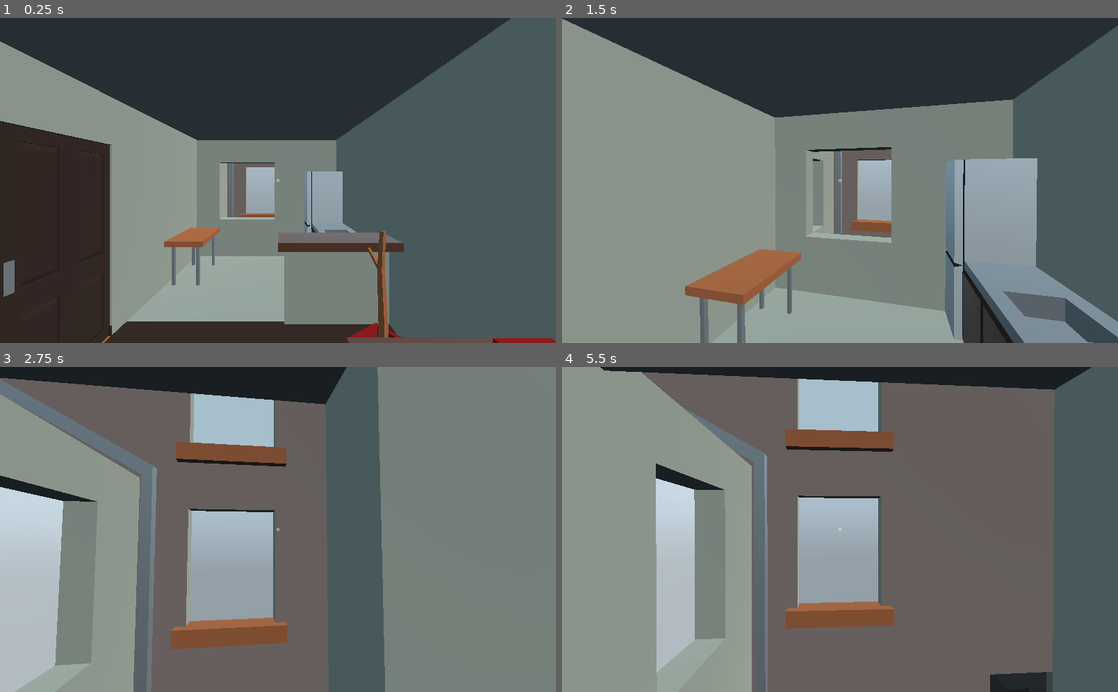
Above: before the commit, frames 1-4 (two rows, left to right).
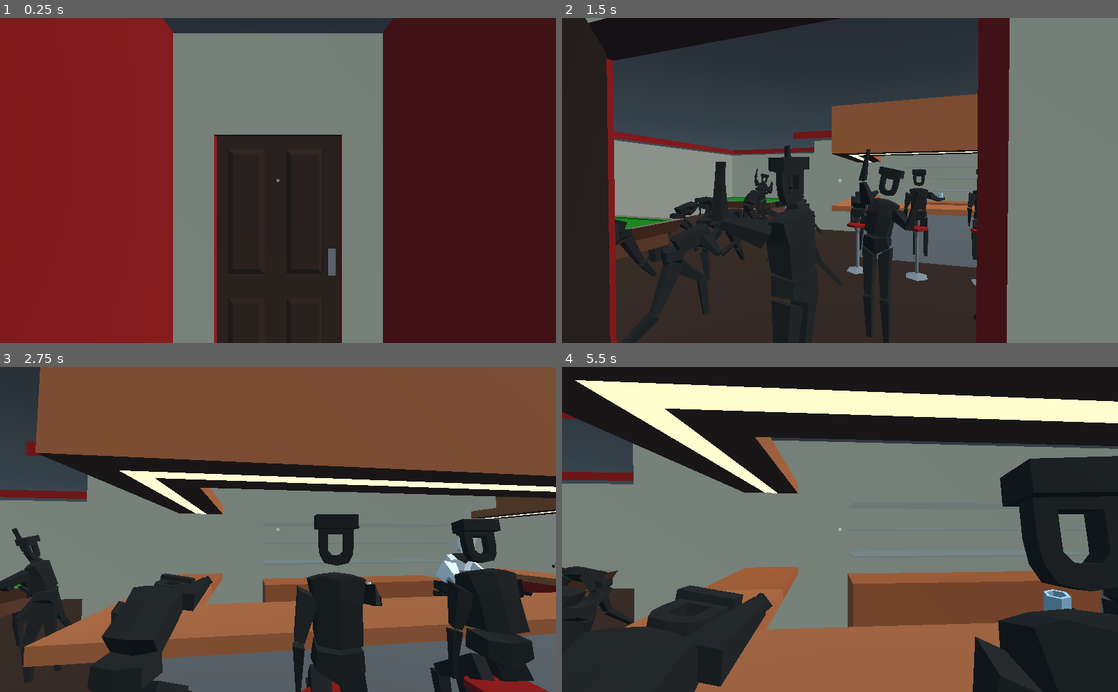
Above: after the commit, the same moments.

Repository: Eptwalabha/ld47
Game: Godot game, scene res://scenes/Game.tscn
The game is run twice, just before and just after one commit, with the same random seed, the same clock (stepped at 60 frames per second) and the same inputs. Sound files missing from this copy of the repository are replaced by a short silence.
Inputs (mouse positions are in pixels of both pictures, inside the frame that each line leads up to):
- Up to frame 1 (0.25 s): no input
- Up to frame 2 (1.5 s): tap Enter at 0.5 s; move the mouse to (867, 180) at 0.52 s; hold W (move_forward) from 0.53 s (still down); tap E (context_action) at 0.6, 1.35 s; move the mouse to (812, 180) at 1.27 s
- Up to frame 3 (2.75 s): keep holding W (move_forward); move the mouse to (289, 523) at 2.02 s; tap E (context_action) at 2.1 s
- Up to frame 4 (5.5 s): keep holding W (move_forward); move the mouse to (834, 536) at 2.77 s; tap E (context_action) every 0.75 s from 2.85 to 5.1 s; move the mouse to (878, 532) at 3.52 s; move the mouse to (795, 526) at 4.27 s; move the mouse to (845, 529) at 5.02 s

The runs differ from the first frame. In frame 1, 93% of the frame differs, in the area x 0-100%, y 0-100%; in frame 2, 80%; in frame 3, 83%; in frame 4, 88%.

Commit message:
fix bar animations not stopped when pause's menu is open

Diff:
--- a/autoload.gd
+++ b/autoload.gd
@@ -12,8 +12,8 @@
 	CAR,
 }
 
-const DEBUG : bool = false
-const DEBUG_GAME_LEVEL = LEVEL.FLAT
+const DEBUG : bool = true
+const DEBUG_GAME_LEVEL = LEVEL.BAR
 const DEBUG_FLAT_INITIAL_LEVEL : int = 2
 const DEBUG_ENVIRONMENT : bool = true
 const DEBUG_ROAD_CONTROL : bool = false
--- a/scenes/Game.gd
+++ b/scenes/Game.gd
@@ -66,8 +66,8 @@
 	if Input.is_action_just_pressed("reset_level") and Data.DEBUG:
 		_init_level()
 	player_states[current_state].process(current_player, delta)
+	maps[current_map].process(delta)
 	if not game_paused:
-		maps[current_map].process(delta)
 		_check_triggers_orientation()
 		_trigger_hint()
 
@@ -324,8 +324,10 @@
 
 func _on_UI_game_resumed() -> void:
 	game_paused = false
+	maps[current_map]._resume()
 	pop_player_state()
 
 func _on_UI_game_paused() -> void:
 	game_paused = true
+	maps[current_map]._pause()
 	push_player_state('pause-menu')
--- a/scenes/chapters/GameChapter.gd
+++ b/scenes/chapters/GameChapter.gd
@@ -10,6 +10,7 @@
 signal night_environment(is_night)
 
 onready var start := $Start as Spatial
+var chapter_paused = false
 
 func reset() -> void:
 	pass
@@ -38,3 +39,17 @@
 
 func get_start_origin() -> Vector3:
 	return Vector3.ZERO
+
+func _pause() -> void:
+	chapter_paused = true
+	pause()
+
+func pause() -> void:
+	pass
+
+func _resume() -> void:
+	chapter_paused = false
+	resume()
+
+func resume() -> void:
+	pass
--- a/scenes/chapters/bar/Bar.gd
+++ b/scenes/chapters/bar/Bar.gd
@@ -105,3 +105,15 @@
 
 func get_start_origin() -> Vector3:
 	return start.global_transform.origin
+
+func pause() -> void:
+	bartender.pause()
+	friend.pause()
+	for dancer in dancers.get_children():
+		dancer.pause()
+
+func resume() -> void:
+	bartender.resume()
+	friend.resume()
+	for dancer in dancers.get_children():
+		dancer.resume()
--- a/scenes/chapters/road/Road.gd
+++ b/scenes/chapters/road/Road.gd
@@ -35,7 +35,7 @@
 	return start.global_transform.origin
 
 func process(delta : float) -> void:
-	if Data.road_car_crashed:
+	if Data.road_car_crashed or chapter_paused:
 		return
 	var s := 0.0
 	if Data.DEBUG and Data.DEBUG_ROAD_CONTROL:
--- a/scenes/characters/Bartender.gd
+++ b/scenes/characters/Bartender.gd
@@ -3,3 +3,9 @@
 
 func _ready() -> void:
 	$AnimationPlayer.play("bartender-loop")
+
+func pause() -> void:
+	$AnimationPlayer.stop(false)
+
+func resume() -> void:
+	$AnimationPlayer.play()
--- a/scenes/characters/Character.gd
+++ b/scenes/characters/Character.gd
@@ -21,3 +21,9 @@
 	animation = animation + ("" if animation.ends_with("-loop") else "-loop")
 	glass.visible = (animation == "sit-stool-drink-loop")
 	$AnimationPlayer.play(animation)
+
+func pause() -> void:
+	$AnimationPlayer.stop(false)
+
+func resume() -> void:
+	$AnimationPlayer.play()
--- a/scenes/characters/Dancer.gd
+++ b/scenes/characters/Dancer.gd
@@ -15,3 +15,9 @@
 	$AnimationPlayer.play(animation)
 	if not synchronized:
 		$AnimationPlayer.advance(randi() * $AnimationPlayer.current_animation_length)
+
+func pause() -> void:
+	$AnimationPlayer.stop(false)
+
+func resume() -> void:
+	$AnimationPlayer.play()
